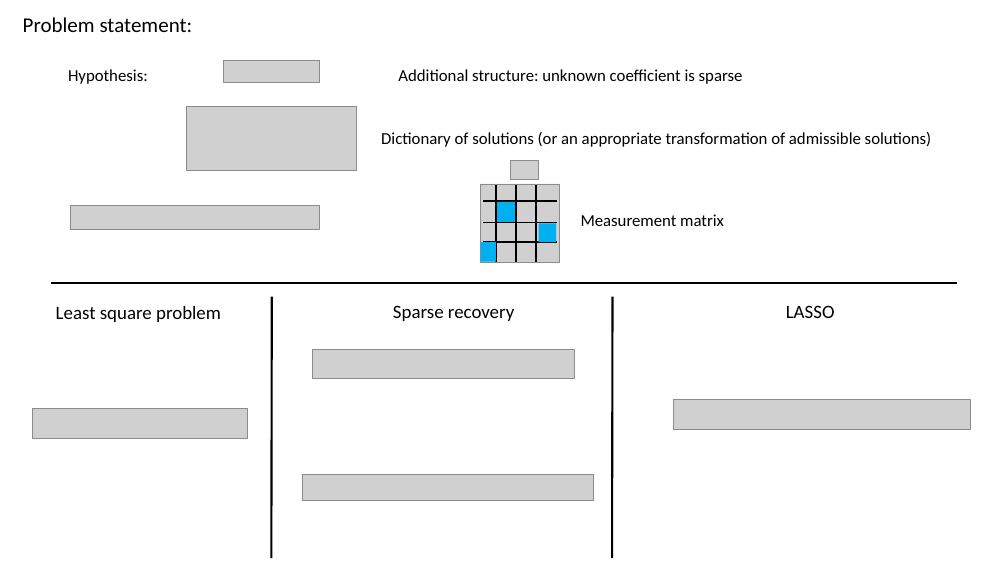
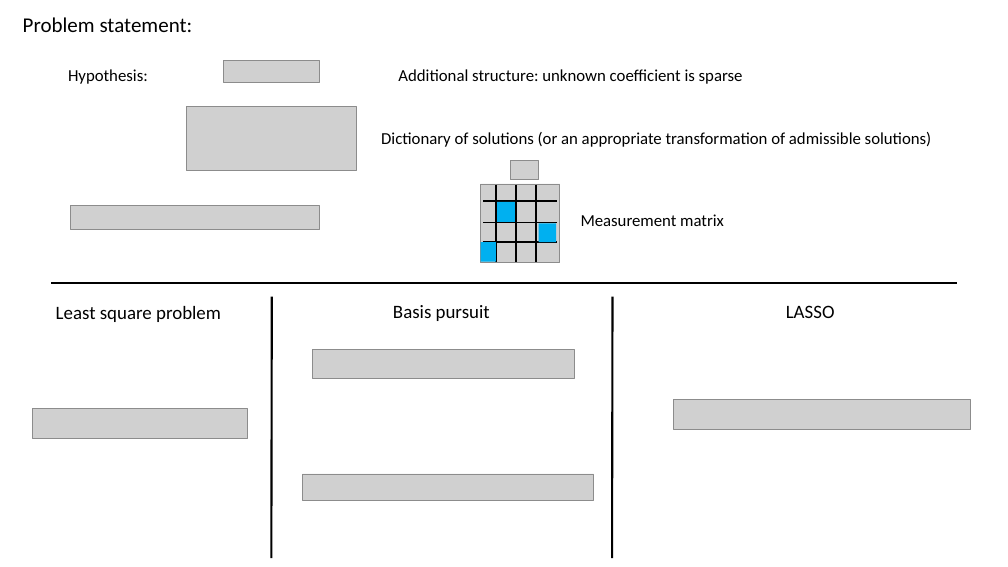
Before and after one commit to bbny-90/project_sparse_modeling_course_2020, a slide deck: slide 3 of preject.pptx. Drawn at 1008x567 pixels with LibreOffice and Linux fonts; fonts in the diff are those of the drawing; grey boxes stand for pictures. Boxes give left, top, right and bottom in pixels: in the first picture for what was removed or moved away, otherwise in the second. Text is boxed around its words. In the diff, an @@ line names an element or a change of style, - is before the commit and + after.

Commit message:
updated ppt

```diff
--- a/preject.pptx
+++ b/preject.pptx
@@ text at bbox=[393, 305, 490, 321]: text changed @@
-Sparse recovery
+Basis pursuit
```
Also in this commit, not shown: 4 other slides changed, 2 slides added, 3 slides removed.
